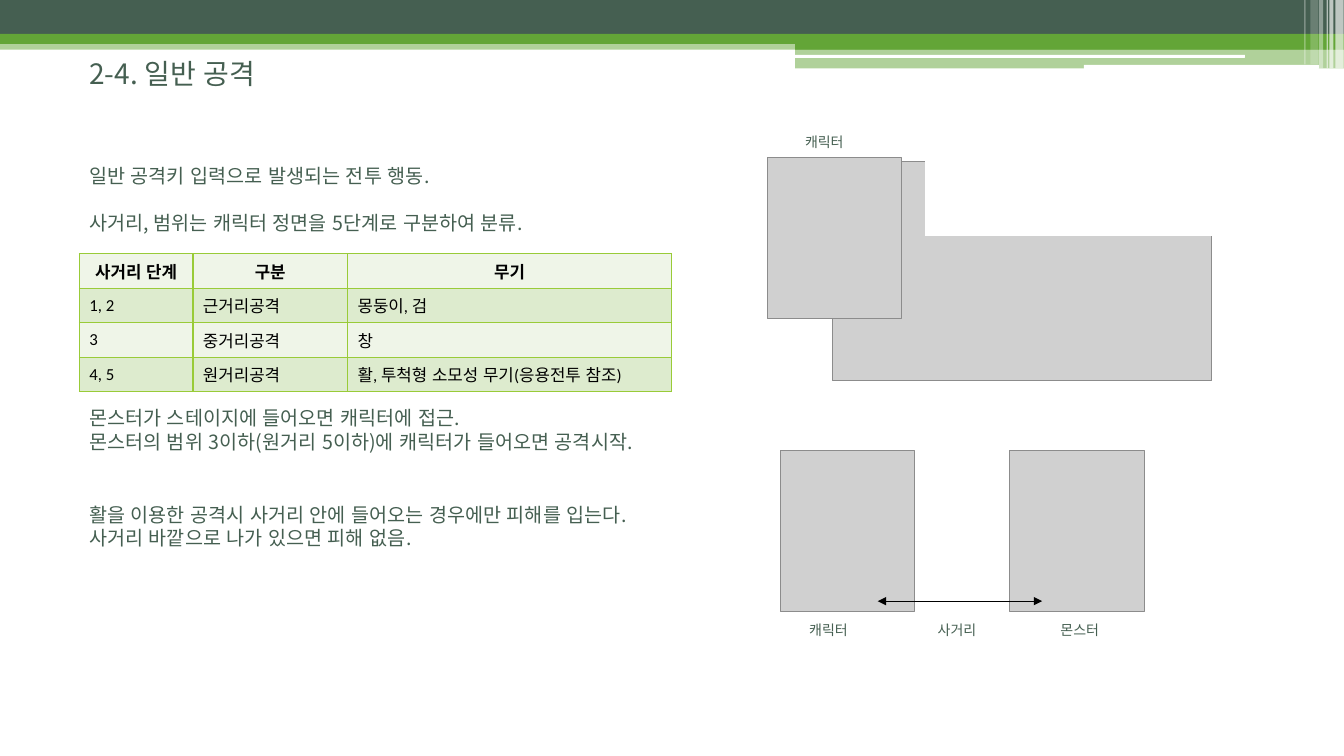
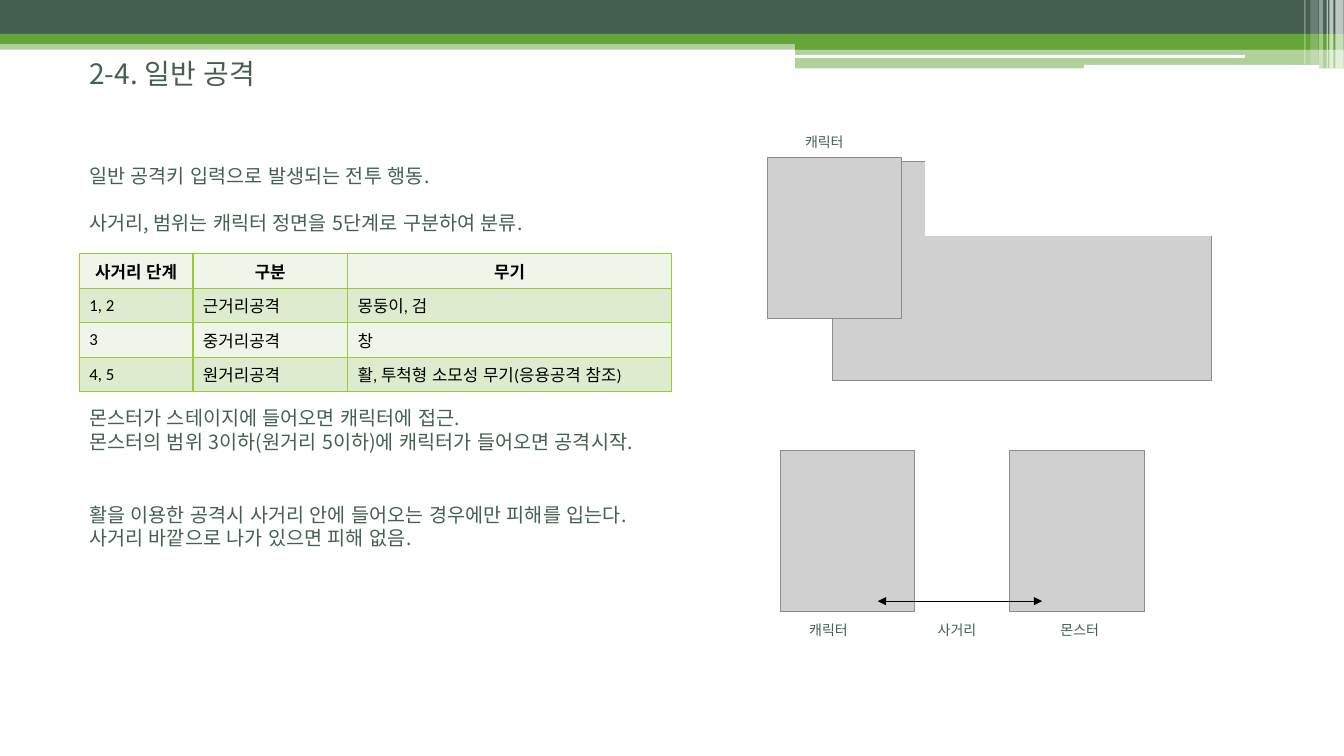
Before and after one commit to uknim2000/TIL, a slide deck: slide 11 of 003_게임기획서/노비의모험_전투시스템_김병훈_v002_200129.pptx. Drawn at 1344x756 pixels with LibreOffice and Linux fonts; fonts in the diff are those of the drawing; grey boxes stand for pictures. Boxes give left, top, right and bottom in pixels: in the first picture for what was removed or moved away, otherwise in the second. Text is boxed around its words. In the diff, an @@ line names an element or a change of style, - is before the commit and + after.

Commit message:
전투시스템 수정

```diff
--- a/003_게임기획서/노비의모험_전투시스템_김병훈_v002_200129.pptx
+++ b/003_게임기획서/노비의모험_전투시스템_김병훈_v002_200129.pptx
@@ table at (80,254,671,387) @@
-row 4, column 3: 활, 투척형 소모성 무기(응용전투 참조)
+row 4, column 3: 활, 투척형 소모성 무기(응용공격 참조)
```
Also in this commit, not shown: 6 other slides changed.
